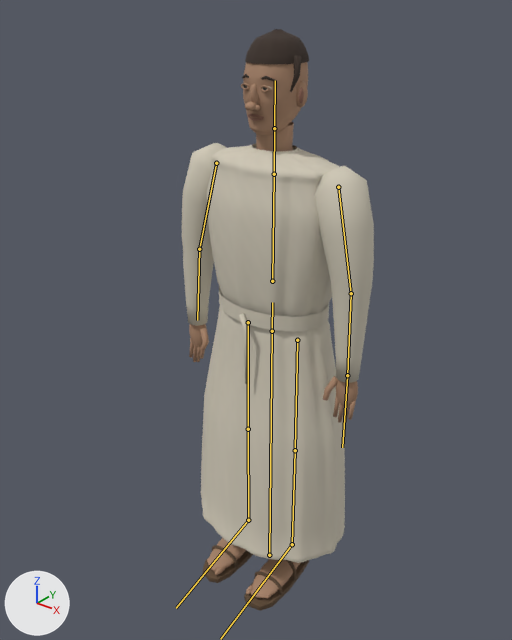
The glTF model public/models/temple-singer.glb: old version first, new version second.
Both versions are drawn from a 50 mm camera at (1.14, -1.502, 1.829) aimed at (-0.001, -0.076, 0.945). Every picture has the same lights, and +X, +Y and +Z are marked at lower left. The picture after the commit comes second. The bones that change, and the others that lie on the model, are drawn over the model as lines.

Names of what the first picture shows: 'hair-surface.010', 'iris-surface.010', 'leather-surface.009', 'linen-garment-cloth-surface.001', 'lip-surface.010', 'skin-surface.010'.
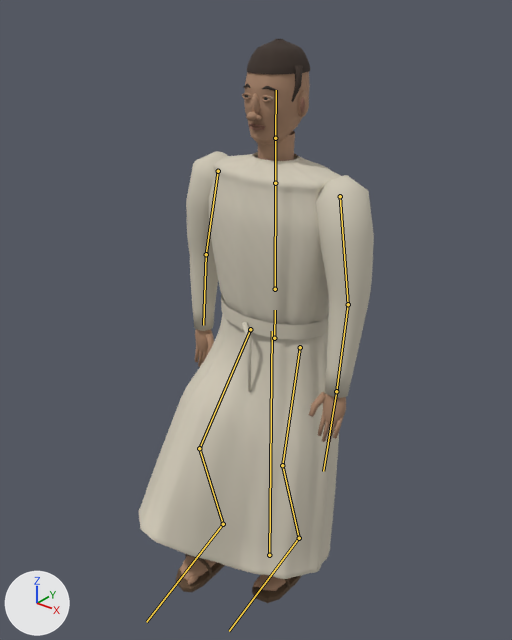
The newer file adds an action. The first version stands in its rest pose; the second is drawn at frame 7 of the action 'StartWalk'.

Diff of the bpy script that builds the scene:
```diff
--- a/public/models/temple-singer.glb.py
+++ b/public/models/temple-singer.glb.py
@@ bone_hips @@
 bone_hips = bpy.data.objects['resident-rig.011'].pose.bones['hips']  # child of 'root'
-bone_hips.location = (0.0, 0.0, 0.0)
+bone_hips.location = (0.009, -0.021, 0.0)
@@ bone_arml @@
 bone_arml = bpy.data.objects['resident-rig.011'].pose.bones['armL']  # child of 'spine'
-bone_arml.rotation_quaternion = (1.0, 0.0, 0.0, 0.0)  # degrees (0, 0, 0)
+bone_arml.rotation_quaternion = (0.999, 0.032, -0.009, -0.008)  # degrees (4, -1, -1)
@@ bone_forearml @@
 bone_forearml = bpy.data.objects['resident-rig.011'].pose.bones['forearmL']  # child of 'armL'
-bone_forearml.rotation_quaternion = (1.0, 0.0, 0.0, 0.0)  # degrees (0, 0, 0)
+bone_forearml.rotation_quaternion = (0.999, -0.043, 0.002, 0.002)  # degrees (-5, 0, 0)
@@ bone_armr @@
 bone_armr = bpy.data.objects['resident-rig.011'].pose.bones['armR']  # child of 'spine'
-bone_armr.rotation_quaternion = (1.0, 0.0, 0.0, 0.0)  # degrees (0, 0, 0)
+bone_armr.rotation_quaternion = (0.999, -0.044, -0.012, -0.011)  # degrees (-5, -1, -1)
@@ bone_forearmr @@
 bone_forearmr = bpy.data.objects['resident-rig.011'].pose.bones['forearmR']  # child of 'armR'
-bone_forearmr.rotation_quaternion = (1.0, 0.0, 0.0, 0.0)  # degrees (0, 0, 0)
+bone_forearmr.rotation_quaternion = (0.999, -0.043, -0.002, -0.002)  # degrees (-5, 0, 0)
@@ bone_thighl @@
 bone_thighl = bpy.data.objects['resident-rig.011'].pose.bones['thighL']  # child of 'hips'
-bone_thighl.rotation_quaternion = (1.0, 0.0, 0.0, 0.0)  # degrees (0, 0, 0)
+bone_thighl.rotation_quaternion = (-0.946, 0.325, -0.003, -0.007)  # degrees (-38, 1, 1)
@@ bone_shinl @@
 bone_shinl = bpy.data.objects['resident-rig.011'].pose.bones['shinL']  # child of 'thighL'
-bone_shinl.rotation_quaternion = (1.0, 0.0, 0.0, 0.0)  # degrees (0, 0, 0)
+bone_shinl.rotation_quaternion = (0.893, 0.45, -0.001, 0.004)  # degrees (53, 0, 0)
@@ bone_footl @@
 bone_footl = bpy.data.objects['resident-rig.011'].pose.bones['footL']  # child of 'shinL'
-bone_footl.rotation_quaternion = (1.0, 0.0, 0.0, 0.0)  # degrees (0, 0, 0)
+bone_footl.rotation_quaternion = (0.995, -0.104, 0.008, -0.003)  # degrees (-12, 1, 0)
@@ bone_thighr @@
 bone_thighr = bpy.data.objects['resident-rig.011'].pose.bones['thighR']  # child of 'hips'
-bone_thighr.rotation_quaternion = (1.0, 0.0, 0.0, 0.0)  # degrees (0, 0, 0)
+bone_thighr.rotation_quaternion = (-0.996, 0.092, -0.003, -0.007)  # degrees (-11, 0, 1)
@@ bone_shinr @@
 bone_shinr = bpy.data.objects['resident-rig.011'].pose.bones['shinR']  # child of 'thighR'
-bone_shinr.rotation_quaternion = (1.0, 0.0, 0.0, 0.0)  # degrees (0, 0, 0)
+bone_shinr.rotation_quaternion = (0.973, 0.229, -0.002, -0.004)  # degrees (26, 0, 0)
@@ bone_footr @@
 bone_footr = bpy.data.objects['resident-rig.011'].pose.bones['footR']  # child of 'shinR'
-bone_footr.rotation_quaternion = (1.0, 0.0, 0.0, 0.0)  # degrees (0, 0, 0)
+bone_footr.rotation_quaternion = (0.99, -0.141, 0.004, -0.001)  # degrees (-16, 0, 0)
```

Pixel boxes (x1, y1, x2, y2) of what changed, in the pictures (512 x 640 px):
'linen-garment-cloth-surface.001', posed (23% wider)
    before: (182, 143, 374, 563)
    after: (138, 151, 374, 579)
'skin-surface.010', posed
    before: (189, 62, 358, 599)
    after: (180, 71, 346, 591)
'hair-surface.010', posed
    before: (242, 29, 309, 92)
    after: (243, 39, 310, 102)
'leather-surface.009', posed
    before: (203, 545, 309, 611)
    after: (176, 554, 301, 603)
'lip-surface.010', posed
    before: (247, 87, 304, 121)
    after: (249, 97, 305, 130)
'iris-surface.010', posed
    before: (243, 85, 267, 90)
    after: (245, 95, 268, 100)
bone 'hips', root to tip
    before: (272, 331) to (272, 302)
    after: (274, 338) to (275, 310)
bone 'armL', root to tip
    before: (216, 163) to (199, 249)
    after: (218, 171) to (206, 254)
bone 'forearmL', root to tip
    before: (199, 249) to (197, 320)
    after: (206, 254) to (203, 325)
bone 'armR', root to tip
    before: (338, 187) to (351, 293)
    after: (340, 196) to (348, 304)
bone 'forearmR', root to tip
    before: (351, 293) to (347, 375)
    after: (348, 304) to (336, 391)
bone 'thighL', root to tip
    before: (248, 322) to (248, 429)
    after: (250, 329) to (199, 448)
bone 'shinL', root to tip
    before: (248, 429) to (248, 520)
    after: (199, 448) to (223, 524)
bone 'footL', root to tip
    before: (248, 520) to (176, 608)
    after: (223, 524) to (146, 622)
bone 'thighR', root to tip
    before: (297, 340) to (295, 450)
    after: (300, 347) to (282, 465)
bone 'shinR', root to tip
    before: (295, 450) to (292, 544)
    after: (282, 465) to (299, 538)
bone 'footR', root to tip
    before: (292, 544) to (220, 639)
    after: (299, 538) to (229, 631)
